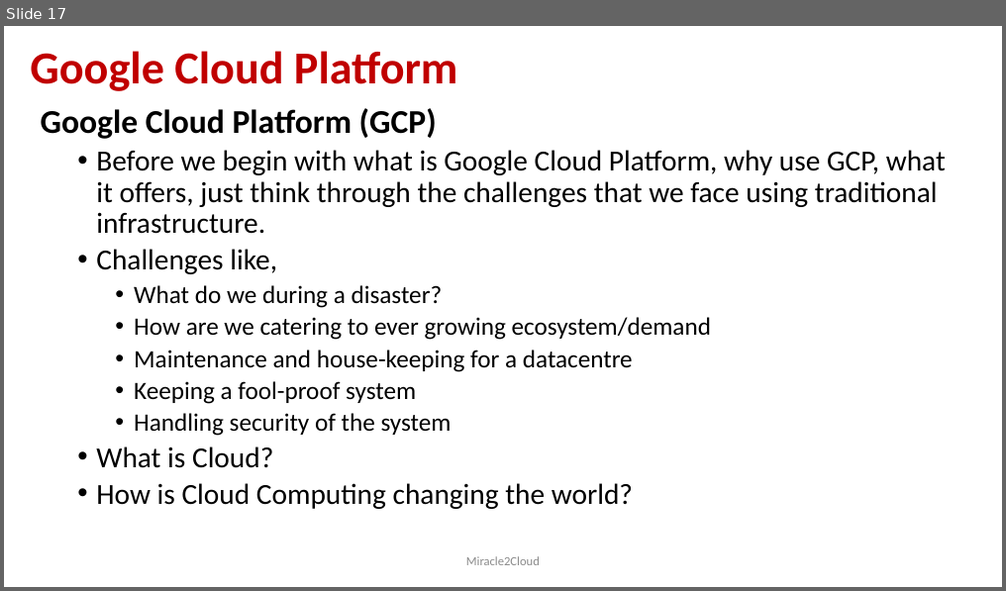
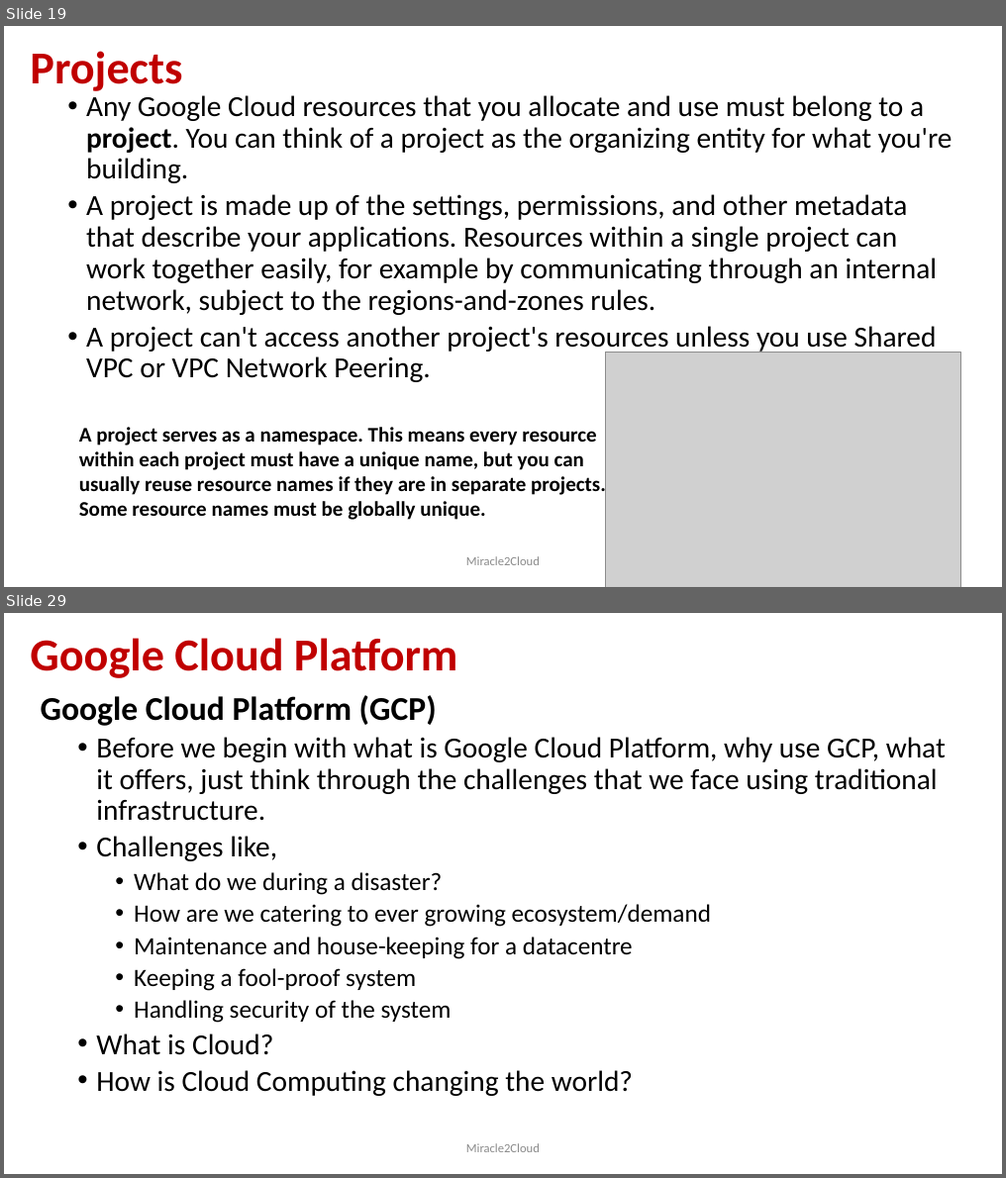
Before and after one commit to miracle2cloud/gcp, a slide deck: Google Cloud Platform.pptx. Shown one above the other, each under a label of ours: slide 17 before the commit, slides 19 and 29 after it; the slides between them are not shown. The pictures are 1006x591 and 1006x1178 pixels, drawn with LibreOffice and Linux fonts; fonts in the diff are those of the drawing; grey boxes stand for pictures. Boxes give left, top, right and bottom in pixels: in the first picture for what was removed or moved away, otherwise in the second. Text is boxed around its words. In the diff, an @@ line names an element or a change of style, - is before the commit and + after.

```diff
--- a/Google Cloud Platform.pptx
+++ b/Google Cloud Platform.pptx
@@ slide 19 added at (4,26,1002,587), background #FFFFFF @@
@@ title added at (30,51,182,91), 44 pt, text #C00000, bold @@
+Projects
@@ text added at (86,95,952,382), 28 pt, text #000000 @@
+  • Any Google Cloud resources that you allocate and use must belong to a project. You can think of a project as the organizing entity for what you're building.
+  • A project is made up of the settings, permissions, and other metadata that describe your applications. Resources within a single project can work together easily, for example by communicating through an internal network, subject to the regions-and-zones rules.
+  • A project can't access another project's resources unless you use Shared VPC or VPC Network Peering.
@@ picture added at (605,352,960,587) @@
@@ text added at (79,427,606,520), 20 pt, text #000000, bold @@
+  A project serves as a namespace. This means every resource within each project must have a unique name, but you can usually reuse resource names if they are in separate projects. Some resource names must be globally unique.
@@ text added at (466,557,540,566), 12 pt, text #8C8C8C @@
+Miracle2Cloud
@@ what was slide 17 is now slide 29 @@
```
Also in this commit, not shown: 1 slide changed, 10 other slides added, 1 slide removed.
